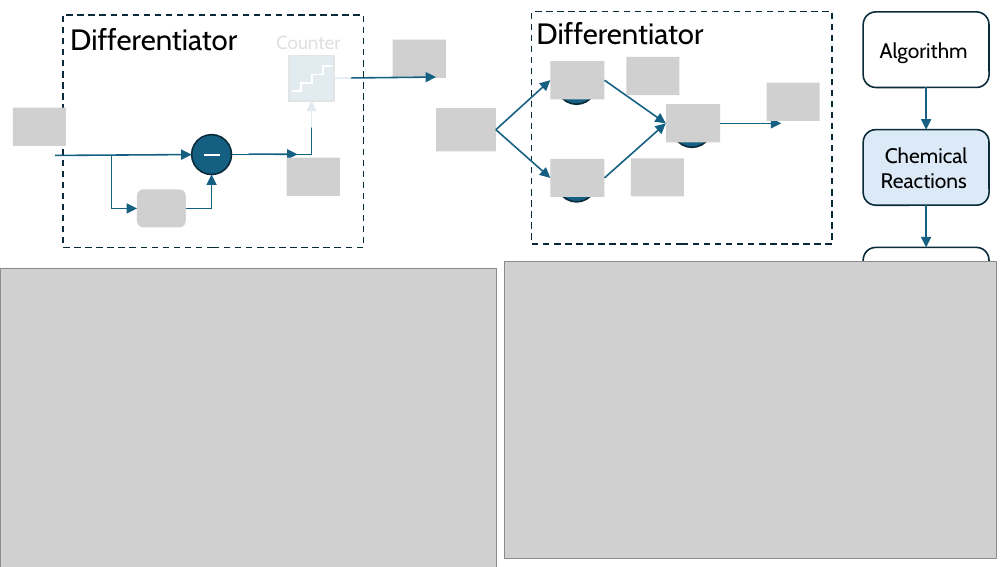
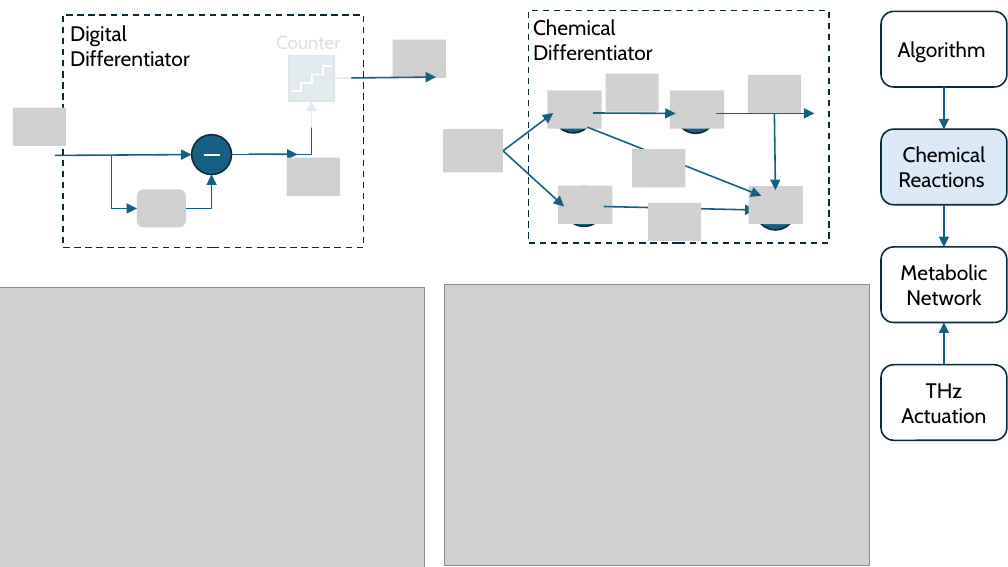
Before and after one commit to tkn-tub/bioelectrodynamics, a slide deck: slide 13 of slides/slides.pptx. Drawn at 1008x567 pixels with LibreOffice and Linux fonts; fonts in the diff are those of the drawing; grey boxes stand for pictures. Boxes give left, top, right and bottom in pixels: in the first picture for what was removed or moved away, otherwise in the second. Text is boxed around its words. In the diff, an @@ line names an element or a change of style, - is before the commit and + after.

```diff
--- a/slides/slides.pptx
+++ b/slides/slides.pptx
@@ text at bbox=[70, 25, 127, 47]: paragraph added @@
+Digital
@@ text at bbox=[533, 19, 653, 61]: text changed; size 28 to 20 pt @@
-Differentiator
+Chemical
+Differentiator
@@ text at bbox=[70, 50, 190, 67]: size 28 to 20 pt in "Differentiator" @@
@@ picture removed at bbox=[551, 61, 605, 99] @@
@@ picture: place and size @@
-picture at bbox=[626, 57, 679, 95]
+picture at bbox=[606, 73, 659, 111]
@@ picture: place and size @@
-picture at bbox=[767, 82, 820, 120]
+picture at bbox=[748, 75, 801, 113]
@@ arrow moved from (926, 88) - (926, 130) to (944, 87) - (944, 129) @@
@@ arrow moved from (496, 130) - (551, 80) to (503, 150) - (554, 113) @@
@@ picture added at bbox=[547, 91, 602, 129] @@
@@ ellipse: place and size @@
-ellipse at bbox=[557, 64, 597, 104]
+ellipse at bbox=[554, 93, 594, 133]
@@ arrow moved from (605, 80) - (666, 123) to (594, 113) - (676, 113) @@
@@ picture: place and size @@
-picture at bbox=[666, 104, 721, 142]
+picture at bbox=[670, 91, 724, 129]
@@ ellipse: place and size @@
-ellipse at bbox=[672, 107, 712, 147]
+ellipse at bbox=[676, 94, 716, 134]
@@ arrow moved from (720, 123) - (781, 123) to (716, 113) - (814, 113) @@
@@ arrow added from (774, 113) to (776, 190), #156082 1.5 pt @@
@@ picture: place and size @@
-picture at bbox=[436, 108, 496, 151]
+picture at bbox=[443, 129, 503, 172]
@@ arrow added from (588, 127) to (761, 196), #156082 1.5 pt @@
@@ picture: place and size @@
-picture at bbox=[631, 158, 684, 196]
+picture at bbox=[632, 149, 685, 187]
@@ 3 rounded rectangles: place and size @@
-3 rounded rectangles at bbox=[864, 12, 990, 323]
+3 rounded rectangles at bbox=[881, 11, 1007, 323]
@@ arrow moved from (496, 130) - (551, 178) to (503, 150) - (564, 206) @@
@@ picture removed at bbox=[551, 159, 605, 197] @@
@@ picture added at bbox=[558, 186, 613, 224] @@
@@ ellipse: place and size @@
-ellipse at bbox=[557, 162, 597, 202]
+ellipse at bbox=[564, 187, 604, 227]
@@ arrow moved from (605, 178) - (666, 123) to (604, 206) - (755, 210) @@
@@ picture added at bbox=[648, 203, 701, 240] @@
@@ picture added at bbox=[749, 186, 803, 224] @@
@@ ellipse added at bbox=[755, 190, 796, 230], fill #156082, outline #092A39 1.5 pt @@
@@ arrow moved from (926, 206) - (926, 247) to (944, 205) - (944, 247) @@
@@ picture: place and size @@
-picture at bbox=[0, 268, 497, 567]
+picture at bbox=[0, 287, 425, 567]
@@ picture: place and size @@
-picture at bbox=[505, 262, 997, 559]
+picture at bbox=[445, 285, 870, 566]
@@ arrow added from (944, 364) to (944, 323), #156082 1.5 pt @@
@@ rounded rectangle added at bbox=[881, 364, 1007, 440], outline #092A39 1.5 pt, 20 pt, text #000000 @@
+THz Actuation
```
Also in this commit, not shown: 3 other slides changed, 1 slide added, 1 slide removed, 6 other files.
